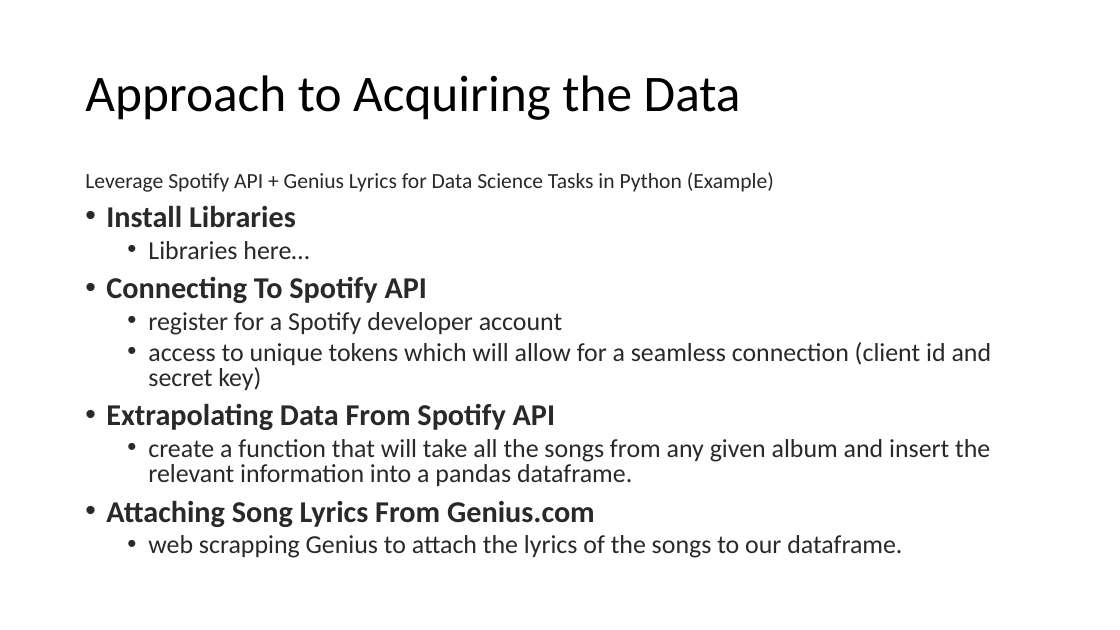
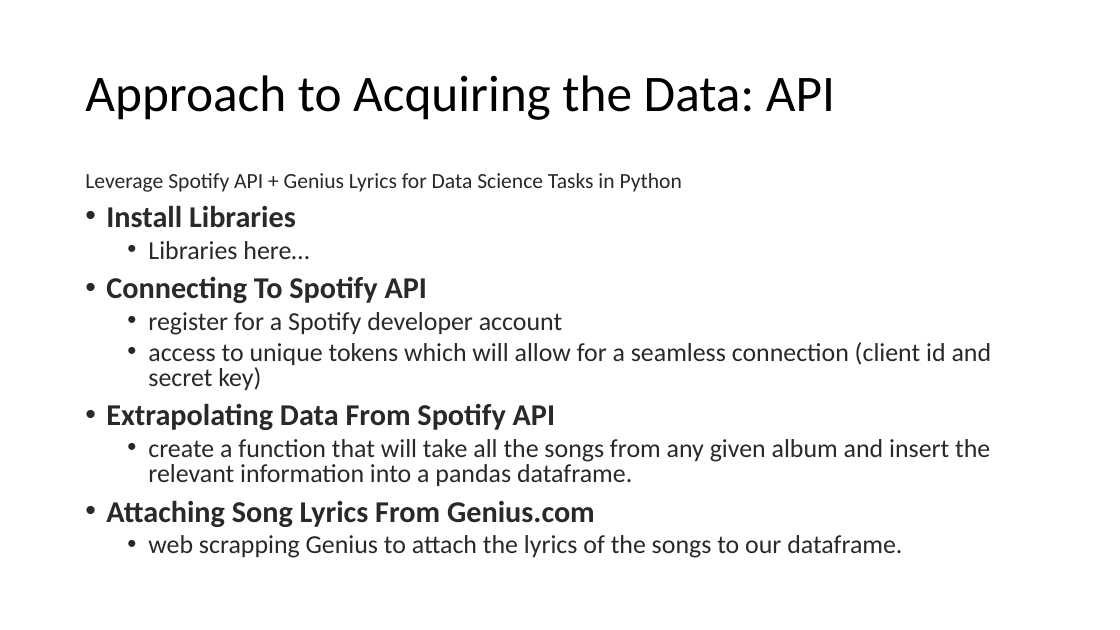
Before and after one commit to TrevorPawlewicz/DSCI-511-Course-Project, a slide deck: slide 5 of Presentation PowerPoint/Project-Presentation-Template.pptx. Drawn at 1120x630 pixels with LibreOffice and Linux fonts; fonts in the diff are those of the drawing. Boxes give left, top, right and bottom in pixels: in the first picture for what was removed or moved away, otherwise in the second. Text is boxed around its words. In the diff, an @@ line names an element or a change of style, - is before the commit and + after.

```diff
--- a/Presentation PowerPoint/Project-Presentation-Template.pptx
+++ b/Presentation PowerPoint/Project-Presentation-Template.pptx
@@ title at (85,75,835,120): text changed @@
-Approach to Acquiring the Data
+Approach to Acquiring the Data: API
@@ text at (85,173,682,192): text changed @@
-Leverage Spotify API + Genius Lyrics for Data Science Tasks in Python (Example)
+Leverage Spotify API + Genius Lyrics for Data Science Tasks in Python
```
Also in this commit, not shown: 3 other slides changed, 2 slides added, 5 other files.
